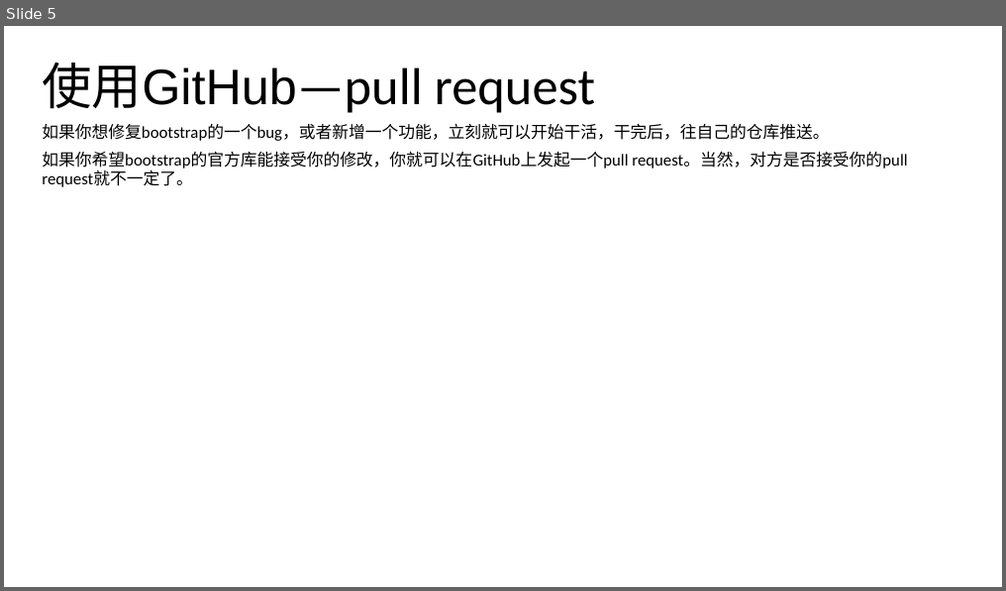
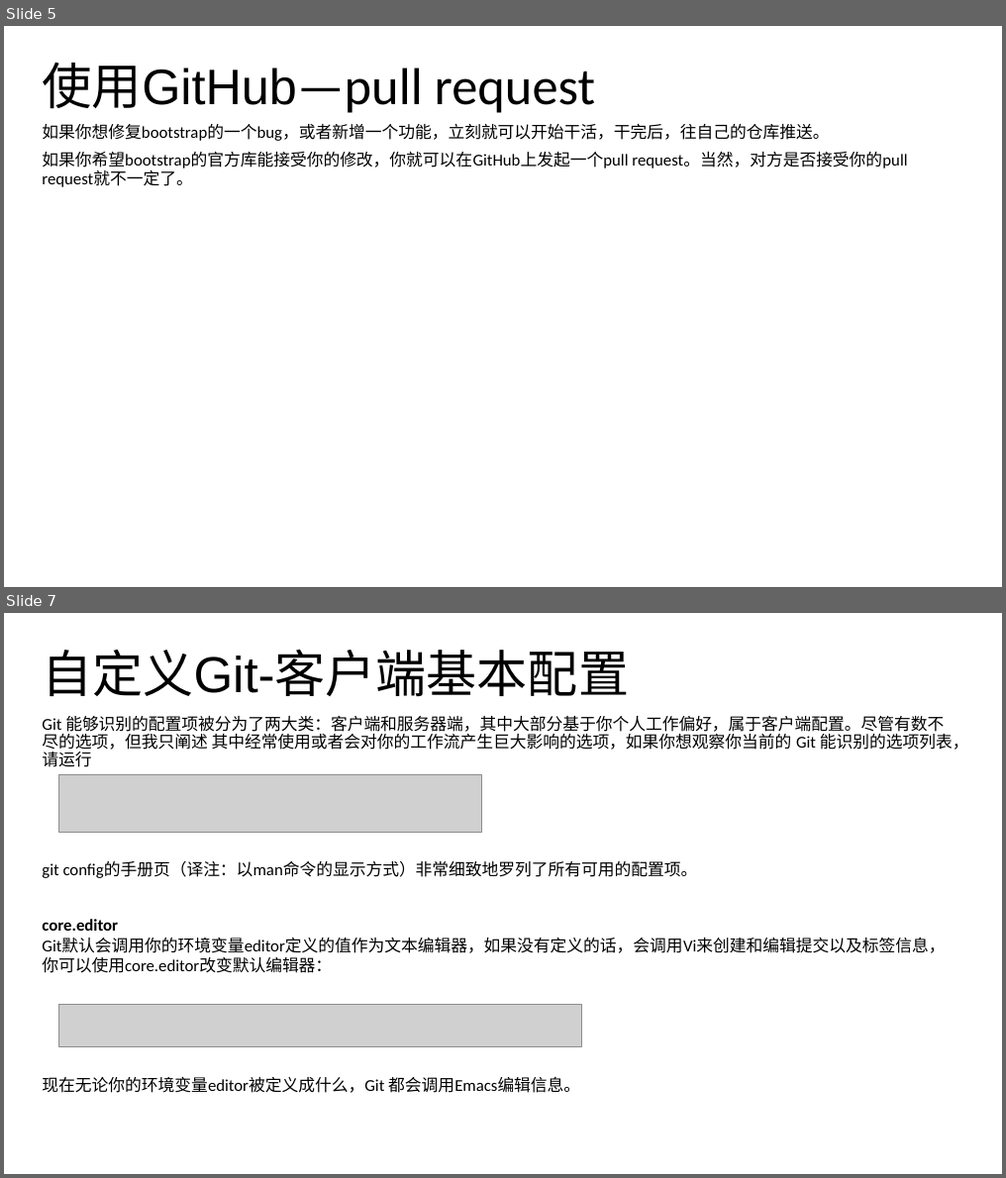
Before and after one commit to noprom/shandong, a slide deck: doc/ppt/迪力尼亚.pptx. Shown one above the other, each under a label of ours: slide 5 before the commit, slides 5 and 7 after it; the slides between them are not shown. The pictures are 1006x591 and 1006x1178 pixels, drawn with LibreOffice and Linux fonts; fonts in the diff are those of the drawing; grey boxes stand for pictures. Boxes give left, top, right and bottom in pixels: in the first picture for what was removed or moved away, otherwise in the second. Text is boxed around its words. In the diff, an @@ line names an element or a change of style, - is before the commit and + after.

```diff
--- a/doc/ppt/迪力尼亚.pptx
+++ b/doc/ppt/迪力尼亚.pptx
@@ slide 7 added at <box>4,613,1002,1174</box>, background #FFFFFF @@
@@ title added at <box>42,649,629,697</box>, 48.6 pt, text #000000 @@
+自定义Git-客户端基本配置
@@ subtitle added at <box>42,716,969,767</box>, 16 pt, text #000000 @@
+Git 能够识别的配置项被分为了两大类：客户端和服务器端，其中大部分基于你个人工作偏好，属于客户端配置。尽管有数不尽的选项，但我只阐述 其中经常使用或者会对你的工作流产生巨大影响的选项，如果你想观察你当前的 Git 能识别的选项列表，请运行
@@ picture added at <box>58,775,481,833</box> @@
@@ text added at <box>42,862,698,878</box>, 16 pt, text #000000 @@
+git config的手册页（译注：以man命令的显示方式）非常细致地罗列了所有可用的配置项。
@@ text added at <box>42,919,944,973</box>, 16 pt, text #000000 @@
+core.editor
+Git默认会调用你的环境变量editor定义的值作为文本编辑器，如果没有定义的话，会调用Vi来创建和编辑提交以及标签信息， 你可以使用core.editor改变默认编辑器：
@@ picture added at <box>58,1004,581,1048</box> @@
@@ text added at <box>42,1077,580,1093</box>, 16 pt, text #000000 @@
+现在无论你的环境变量editor被定义成什么，Git 都会调用Emacs编辑信息。
```
Also in this commit, not shown: 7 other slides added, 1 slide removed.
